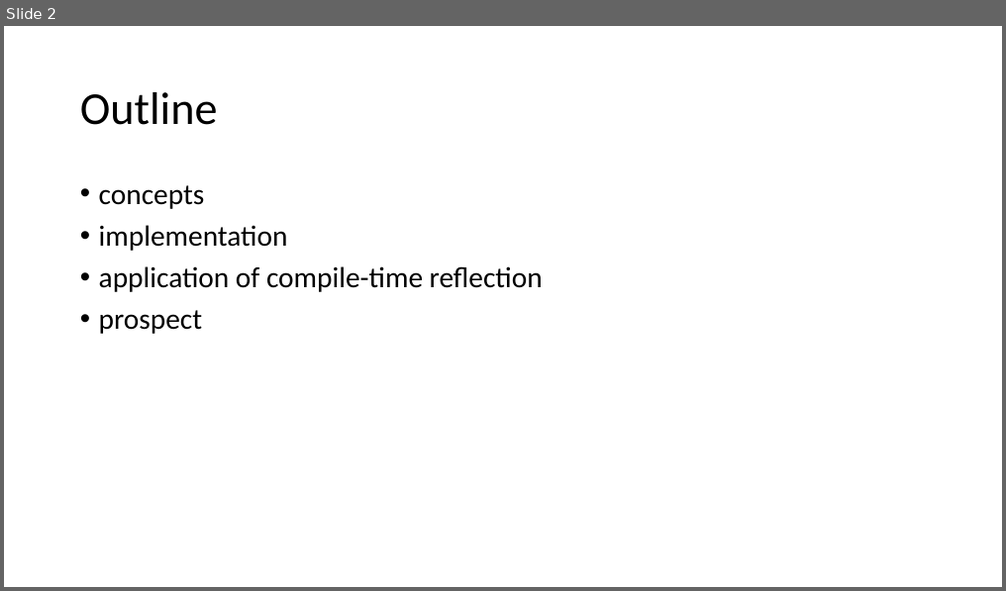
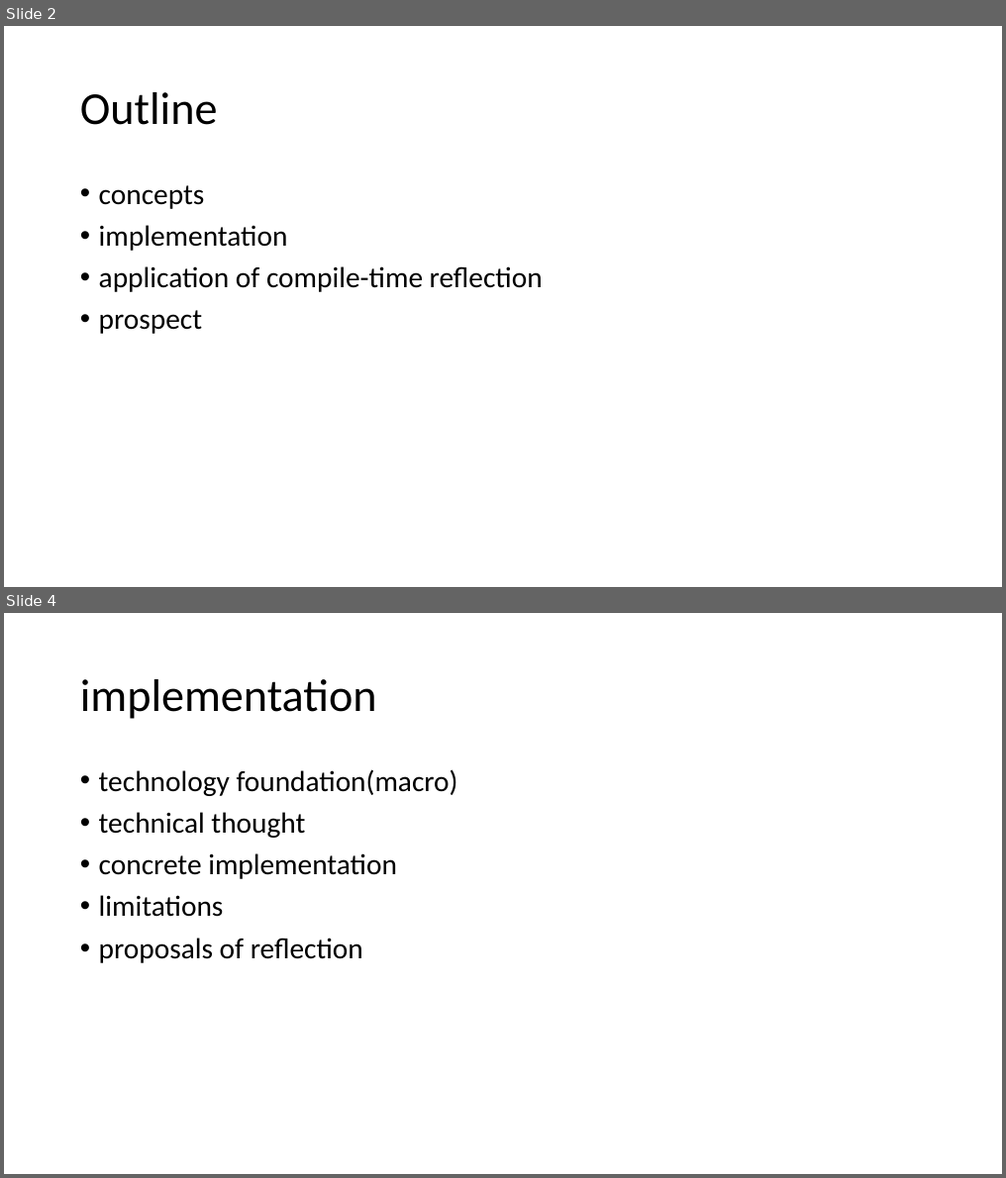
Before and after one commit to qicosmos/cppcon2017, a slide deck: cppcon2017.pptx. Shown one above the other, each under a label of ours: slide 2 before the commit, slides 2 and 4 after it; the slides between them are not shown. The pictures are 1006x591 and 1006x1178 pixels, drawn with LibreOffice and Linux fonts; fonts in the diff are those of the drawing. Boxes give left, top, right and bottom in pixels: in the first picture for what was removed or moved away, otherwise in the second. Text is boxed around its words. In the diff, an @@ line names an element or a change of style, - is before the commit and + after.

```diff
--- a/cppcon2017.pptx
+++ b/cppcon2017.pptx
@@ slide 4 added at (4,613,1002,1174), background #FFFFFF @@
@@ title added at (80,679,377,719), 44 pt, text #000000 @@
+implementation
@@ text added at (99,769,458,963), 28 pt, text #000000 @@
+• technology foundation(macro)
+• technical thought
+• concrete implementation
+• limitations
+• proposals of reflection
```
Also in this commit, not shown: 3 other slides added.
